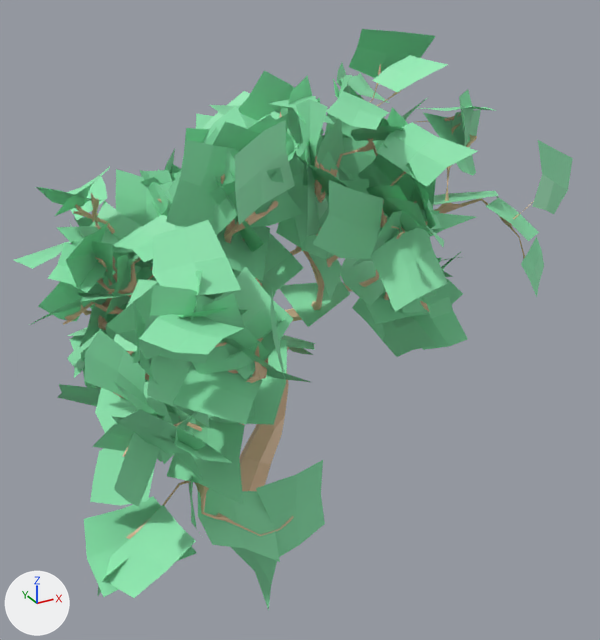
Two versions of the FBX model Assets/Meshes/Trees/Ambient-Occlusion/tree1.fbx, one commit apart.
Rendered twice from a camera (50 mm lens) standing at (-1.34, -2.99, 2.4) and looking at (0.26, -0.08, 0.95). The lights are fixed; the arrows at lower left show +X, +Y and +Z. Where no turn or scale is listed for an object, it has been applied to the vertices.

Objects in the first picture: 'tree01mesh'.
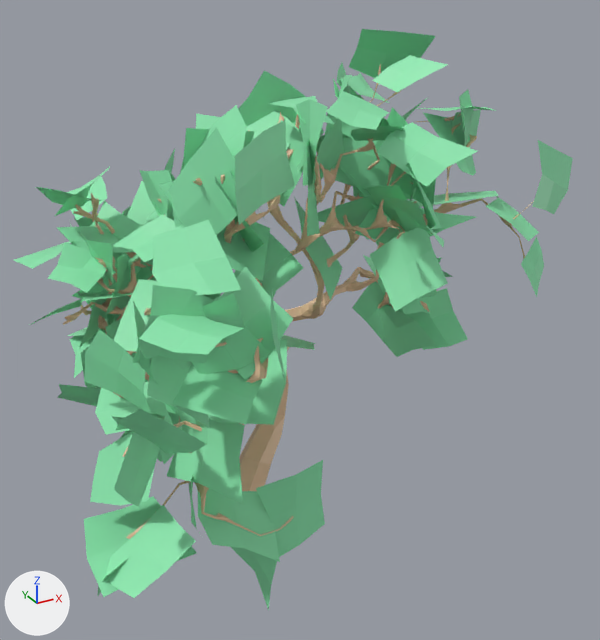
The edits, one by one:
me_mesh is used by ob_tree01mesh; location (0.0, 0.0, 0.0).
Verts and faces of me_mesh; kept vertices keep their numbers, new ones are numbered from 10098.
Before the commit, vertices of me_mesh: 9544 (0.89, -0.02, 1.05), 9545 (0.87, 0.03, 0.99), 9547 (0.76, 0.03, 1.05), 9548 (0.75, 0.07, 1.01), 9607 (0.79, 0.07, 0.86).
Before the commit, vertices of me_mesh: 9608 (0.85, 0.02, 0.94), 9610 (0.72, 0.1, 0.94), 9611 (0.75, 0.07, 1.01).
me_mesh had 10098 vertices, 14676 faces and spanned x -0.87..1.31, y -1.04..1.0, z -0.08..2.15.
me_mesh now has 9369 vertices, 14352 faces and spans x -0.87..1.31, y -1.04..1.0, z -0.08..2.15.
me_mesh part 1: 80 loose pieces with 720 vertices, spanning x -0.8..1.16, y -0.95..0.64, z 0.47..1.98, are deleted.
Part 2, on me_mesh:
Faces deleted: (9544, 9547, 9548, 9545), (9607, 9610, 9611, 9608).
Vertex 9548 moves to (0.75, 0.07, 1.01).
Vertex 9611 moves to (0.75, 0.07, 1.01).
New faces: (9548, 9608, 9607, 9610), (9544, 9547, 9611, 9545) (mat_leafsg1 (green #8eeab1)).

Location of each change, (x1, y1, x2, y2) in pixels of the pictures (600 x 640 px; the box of a moved part takes in the faces that stretch with it):
part 1 of me_mesh, deleted (green): before (38, 76, 463, 481)
part 2 of me_mesh, moved or reshaped (not visible before): after (365, 276, 385, 303)
